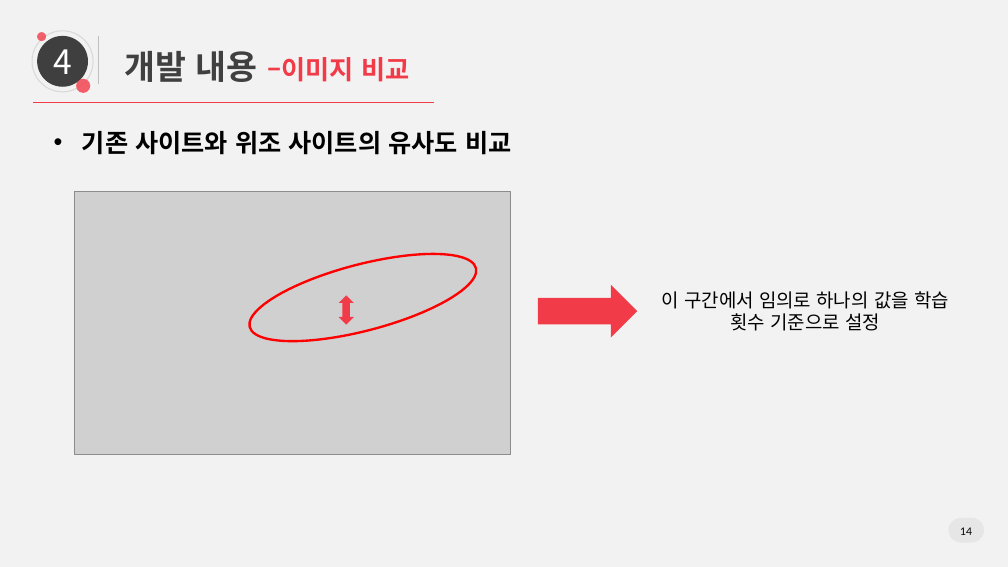
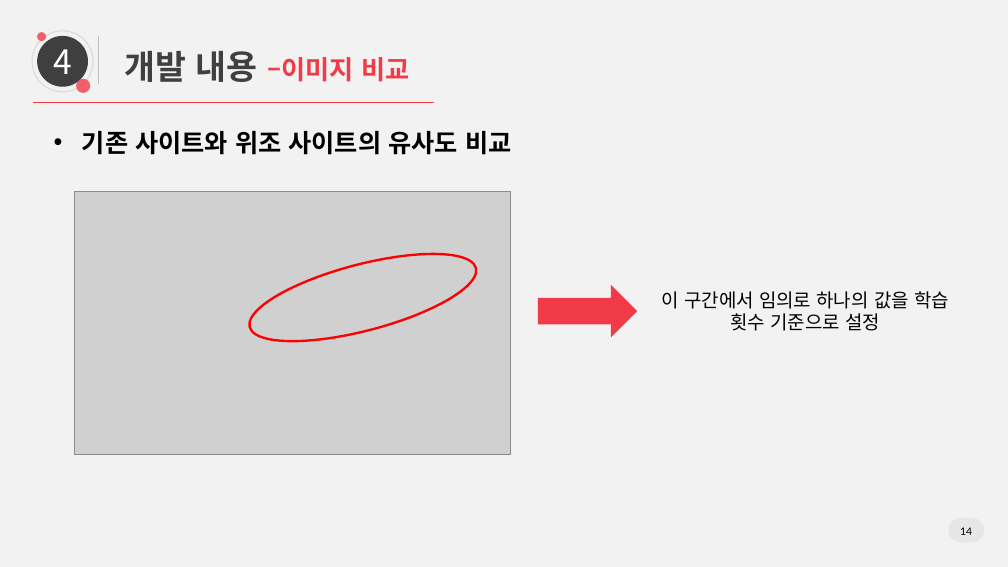
Before and after one commit to yjinsol/grad_project, a slide deck: slide 14 of Docs/20190515_졸업논문 중간발표/0515 논문 중간발표_final.pptx. Drawn at 1008x567 pixels with LibreOffice and Linux fonts; fonts in the diff are those of the drawing; grey boxes stand for pictures. Boxes give left, top, right and bottom in pixels: in the first picture for what was removed or moved away, otherwise in the second. Text is boxed around its words. In the diff, an @@ line names an element or a change of style, - is before the commit and + after.

```diff
--- a/Docs/20190515_졸업논문 중간발표/0515 논문 중간발표_final.pptx
+++ b/Docs/20190515_졸업논문 중간발표/0515 논문 중간발표_final.pptx
@@ up down arrow removed at bbox=[339, 296, 354, 325] @@
```
Also in this commit, not shown: 1 other file.
